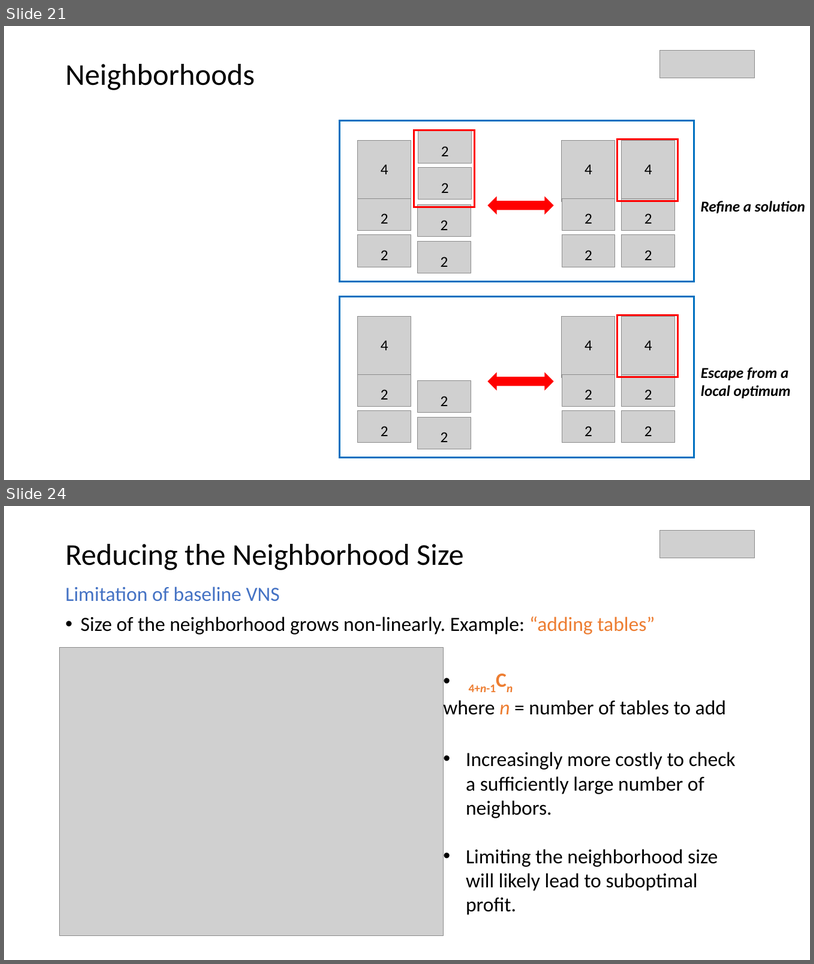
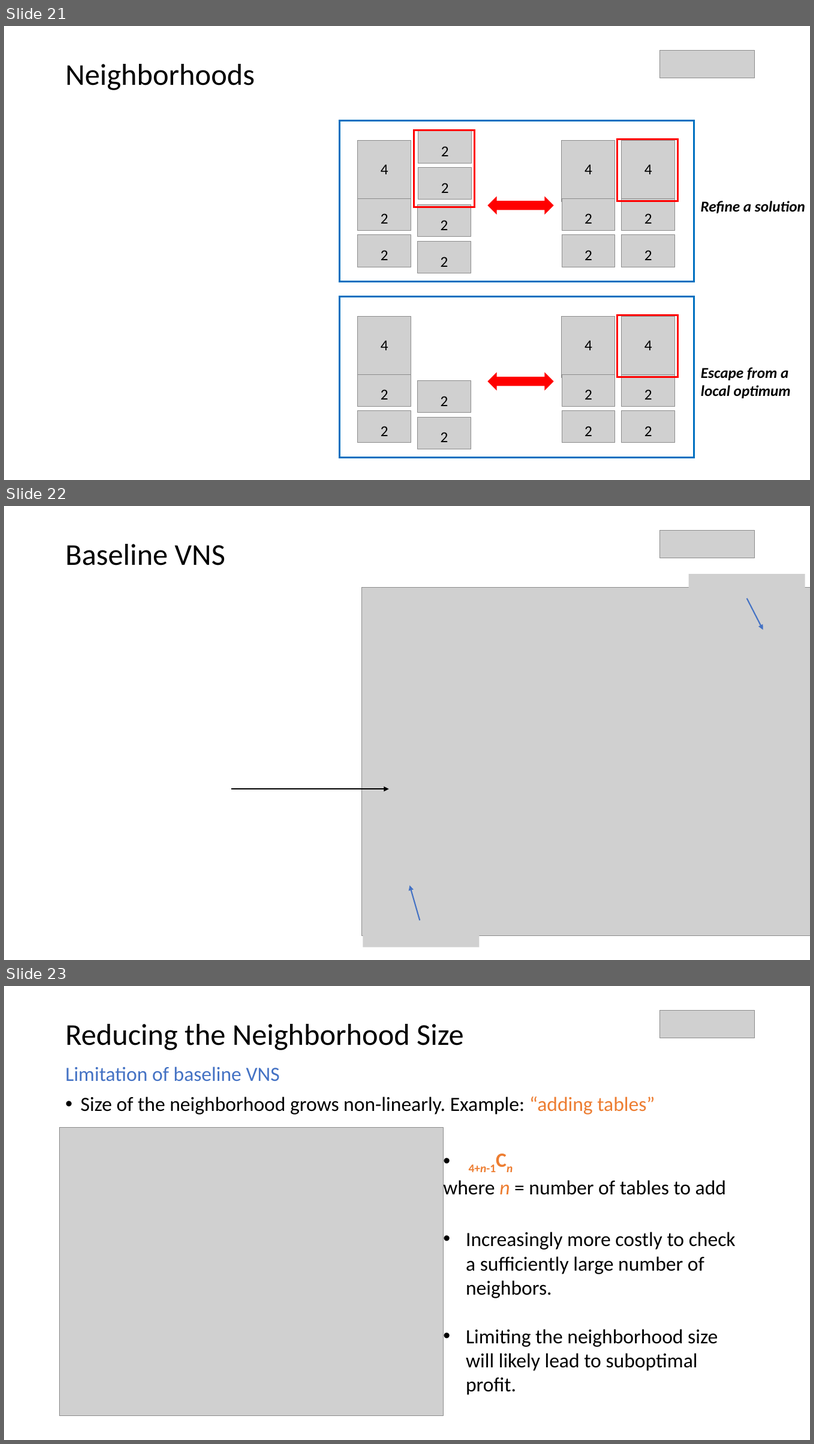
Before and after one commit to parkjan4/OptSim, a slide deck: Presentation.pptx. Shown one above the other, each under a label of ours: slides 21 and 24 before the commit, slides 21, 22 and 23 after it; the slides between them are not shown. The pictures are 814x964 and 814x1444 pixels, drawn with LibreOffice and Linux fonts; fonts in the diff are those of the drawing; grey boxes stand for pictures; background and template pictures are left out. Boxes give left, top, right and bottom in pixels: in the first picture for what was removed or moved away, otherwise in the second. Text is boxed around its words. In the diff, an @@ line names an element or a change of style, - is before the commit and + after.

```diff
--- a/Presentation.pptx
+++ b/Presentation.pptx
@@ slide 22 added at [4, 506, 810, 960], background #FFFFFF @@
@@ picture added at [660, 530, 755, 558] @@
@@ text added at [65, 544, 225, 565], 36 pt, text #000000 @@
+Baseline VNS
@@ picture added at [689, 574, 806, 598] @@
@@ picture added at [362, 587, 810, 936] @@
@@ arrow added from (747, 598) to (764, 630), #4472C4 1.5 pt @@
@@ arrow added from (231, 789) to (389, 789), #000000 1.5 pt @@
@@ arrow added from (420, 920) to (410, 885), #4472C4 1.5 pt @@
@@ picture added at [363, 923, 480, 947] @@
@@ what was slide 24 is now slide 23 @@
```
Also in this commit, not shown: 2 slides removed, 1 other file.
